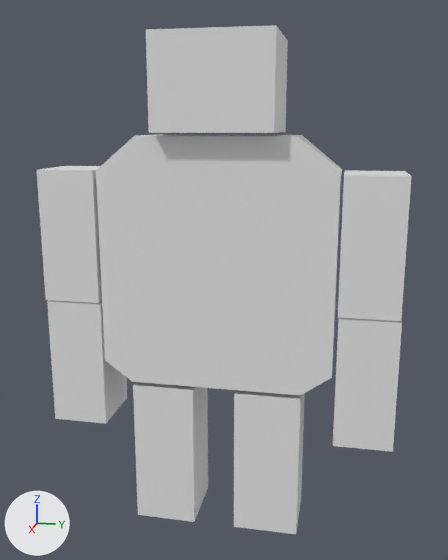
A saved change to the OBJ model resources/textures/RobotModel.obj.
Both versions are drawn from a 50 mm camera at (5.8, 1.19, 3.91) aimed at (-0.01, 0.03, 2.46). Every picture has the same lights, and +X, +Y and +Z are marked at lower left. Where no turn or scale is listed for an object, it has been applied to the vertices. Vertices at the same position are counted once.

In view in the first picture: 'Head', 'L_Arm', 'L_Leg', 'L_Wrist', 'R_Arm', 'R_Leg', 'R_Wrist', 'Torso'.
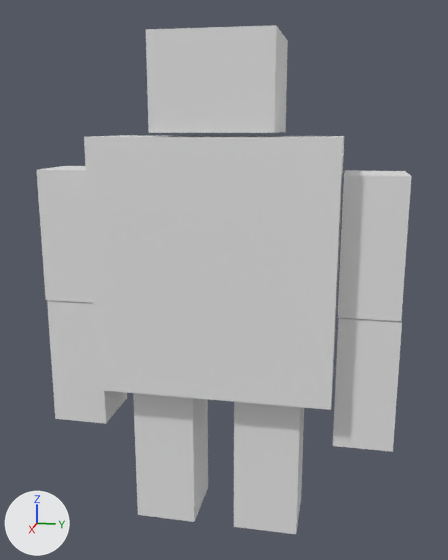
The newer file is also turned or shifted as a whole; pictures and numbers use the older file's frame.

Location of each change, [x1, y1, x2, y2] in pixels of the pictures (448 x 560 px):
```json
{"object": "Torso", "change": "reshaped", "before": [96, 135, 342, 396], "after": [84, 135, 344, 410]}
```

Scene script edits in JSON lines:
```json
{"block": "me_torso", "where": "# used by ob_torso; location = (0.0, 0.0, 0.0)"}
{"op": "remove", "block": "me_torso", "code": "me_torso.from_pydata(...)  # 16 vertices, 28 faces; spans x -0.32..0.32, y -1.11..1.11, z 1.46..3.84"}
{"op": "add", "block": "me_torso", "code": "me_torso.from_pydata(...)  # 8 vertices, 12 faces; spans x -0.41..0.51, y -1.13..1.12, z 1.43..3.83"}
{"block": "me_torso", "change": "me_torso part 1: the whole mesh is rebuilt"}
```
